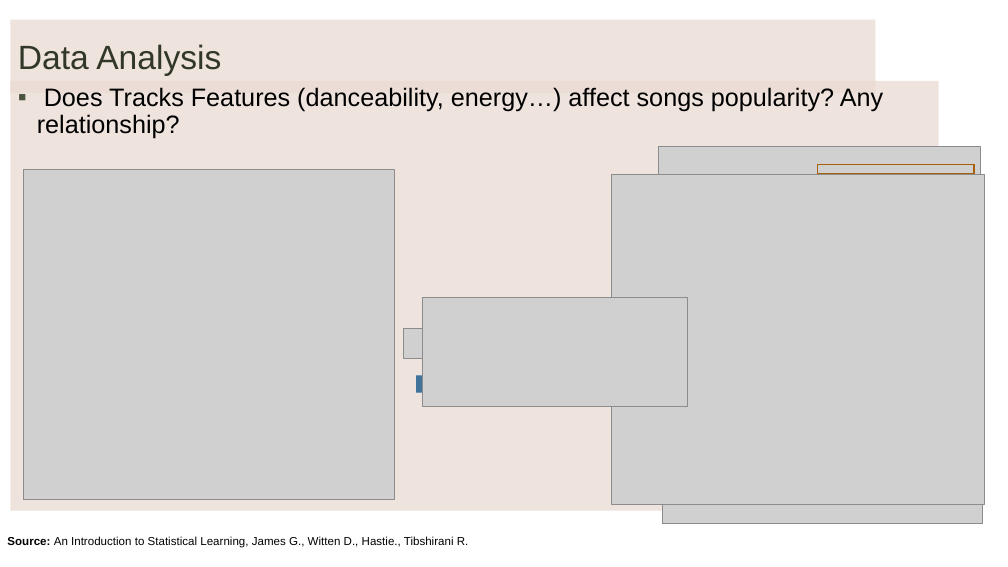
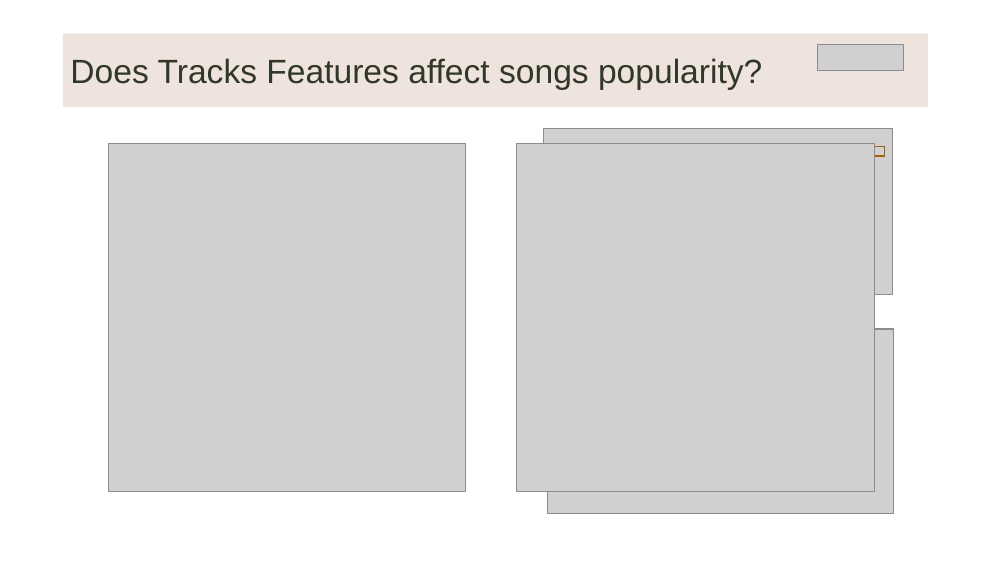
Before and after one commit to LievoisT/DataProject-Spotify, a slide deck: slide 6 of Spotify Data Analysis1.pptx (slide 5 before the commit). Drawn at 1008x567 pixels with LibreOffice and Linux fonts; fonts in the diff are those of the drawing; grey boxes stand for pictures; background and template pictures are left out. Boxes give left, top, right and bottom in pixels: in the first picture for what was removed or moved away, otherwise in the second. Text is boxed around its words. In the diff, an @@ line names an element or a change of style, - is before the commit and + after.

Commit message:
Added final version of presentation

```diff
--- a/Spotify Data Analysis1.pptx
+++ b/Spotify Data Analysis1.pptx
@@ title "Does Tracks Features affect songs ...": place and size @@
-title "Does Tracks Features affect songs ..." at [11,20,876,93]
+title "Does Tracks Features affect songs ..." at [63,33,928,107]
@@ title at [70,58,762,90]: text changed @@
-Data Analysis
+Does Tracks Features affect songs popularity?
@@ picture added at [817,45,904,70] @@
@@ text removed at [11,81,939,511] @@
-▪ Does Tracks Features (danceability, energy…) affect songs popularity? Any relationship?
@@ picture: place and size @@
-picture at [23,169,394,500]
+picture at [109,144,467,492]
@@ picture: place and size @@
-picture at [612,174,985,504]
+picture at [516,144,874,492]
@@ picture: place and size @@
-picture at [659,146,981,310]
+picture at [543,128,892,294]
@@ picture: place and size @@
-picture at [659,148,981,309]
+picture at [543,128,892,293]
@@ rectangle: place and size @@
-rectangle at [817,164,974,174]
+rectangle at [715,147,885,157]
@@ picture removed at [423,297,688,406] @@
@@ picture removed at [403,329,647,359] @@
@@ picture: place and size @@
-picture at [662,344,982,524]
+picture at [548,329,895,513]
@@ picture: place and size @@
-picture at [662,343,983,523]
+picture at [547,330,895,513]
@@ right arrow removed at [417,368,628,400] @@
@@ text removed at [7,536,469,548] @@
-Source: An Introduction to Statistical Learning, James G., Witten D., Hastie., Tibshirani R.
```
Also in this commit, not shown: 4 other slides changed, 6 slides added, 4 slides removed.
